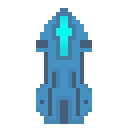
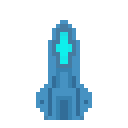
Layered file, before and after one edit (128×128). Changes by layer:
painted on "Layer 0 copy" over (x1=36, y1=8, x2=92, y2=124)
painted on "Layer 1" over (x1=56, y1=16, x2=72, y2=64)
